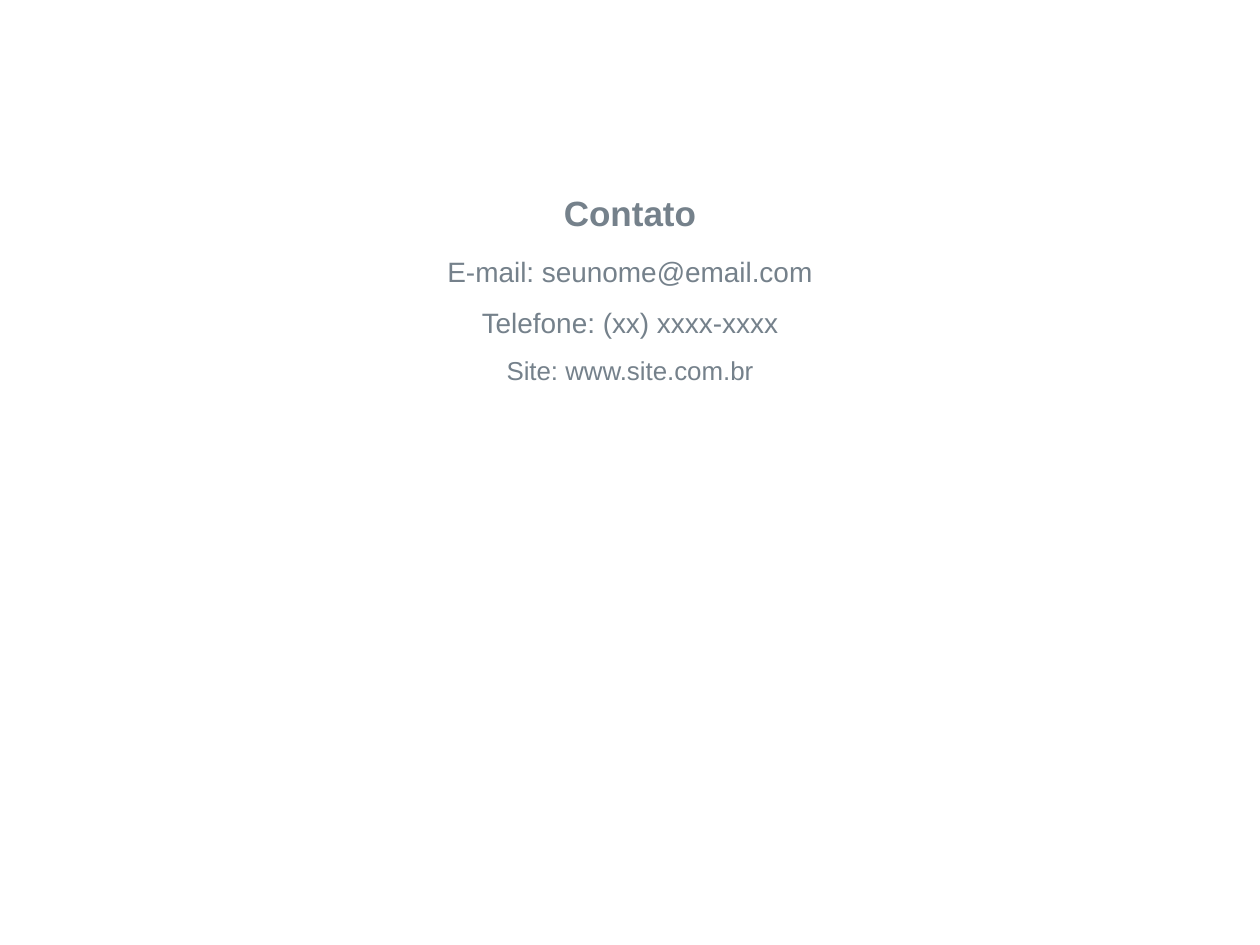
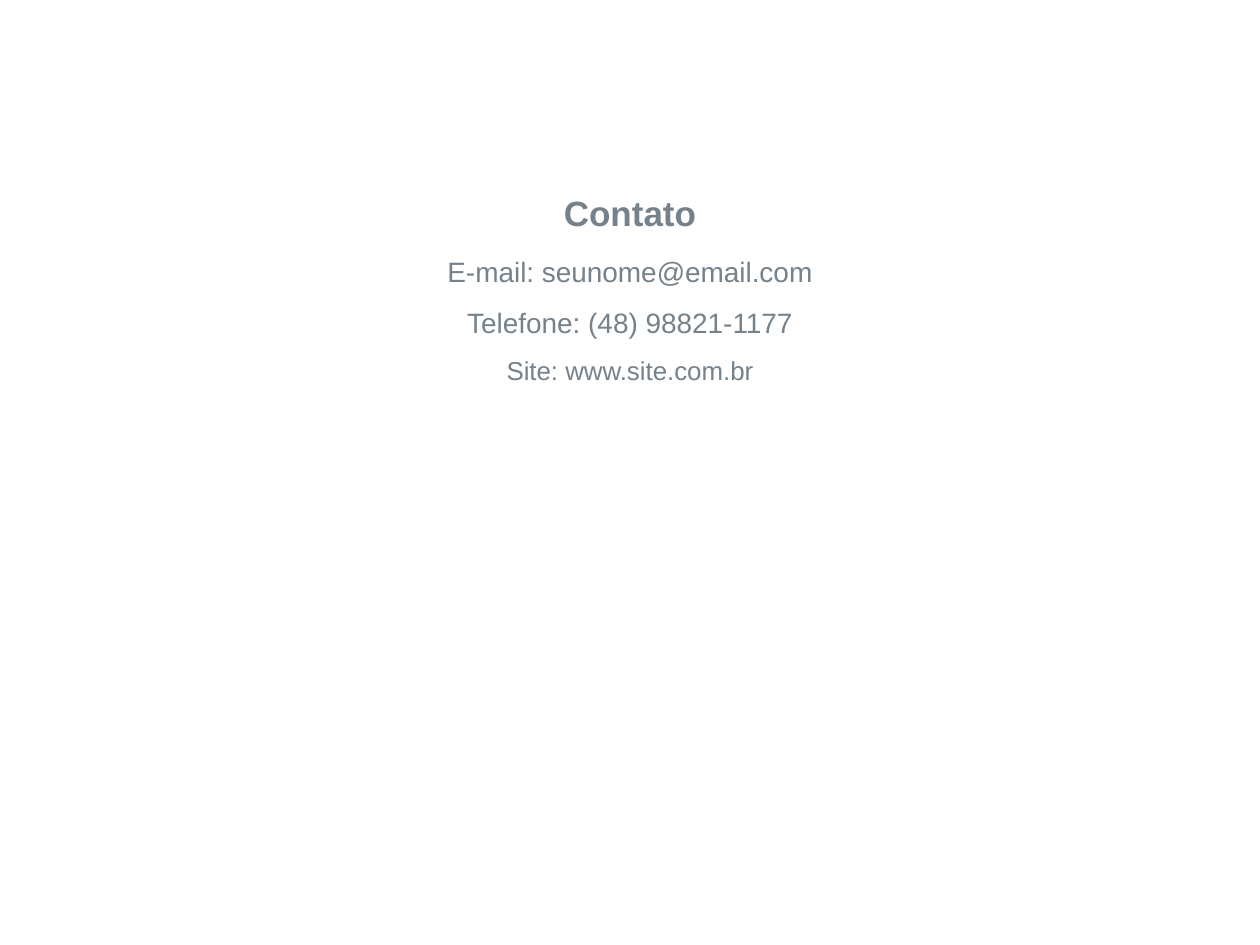
Before and after one commit to matheuskraemer/pfc, a slide deck: slide 40 of doc/apresentacao/Tema-Apresentação-Exemplo.ppt (slide 27 before the commit). Drawn at 1260x945 pixels with LibreOffice and Linux fonts; fonts in the diff are those of the drawing; background and template pictures are left out. Boxes give left, top, right and bottom in pixels: in the first picture for what was removed or moved away, otherwise in the second. Text is boxed around its words. In the diff, an @@ line names an element or a change of style, - is before the commit and + after.

```diff
--- a/doc/apresentacao/Tema-Apresentação-Exemplo.ppt
+++ b/doc/apresentacao/Tema-Apresentação-Exemplo.ppt
@@ text at (467,313,793,338): text changed @@
-Telefone: (xx) xxxx-xxxx
+Telefone: (48) 98821-1177
```
Also in this commit, not shown: 13 other slides changed, 25 slides added, 12 slides removed, 1 other file.
